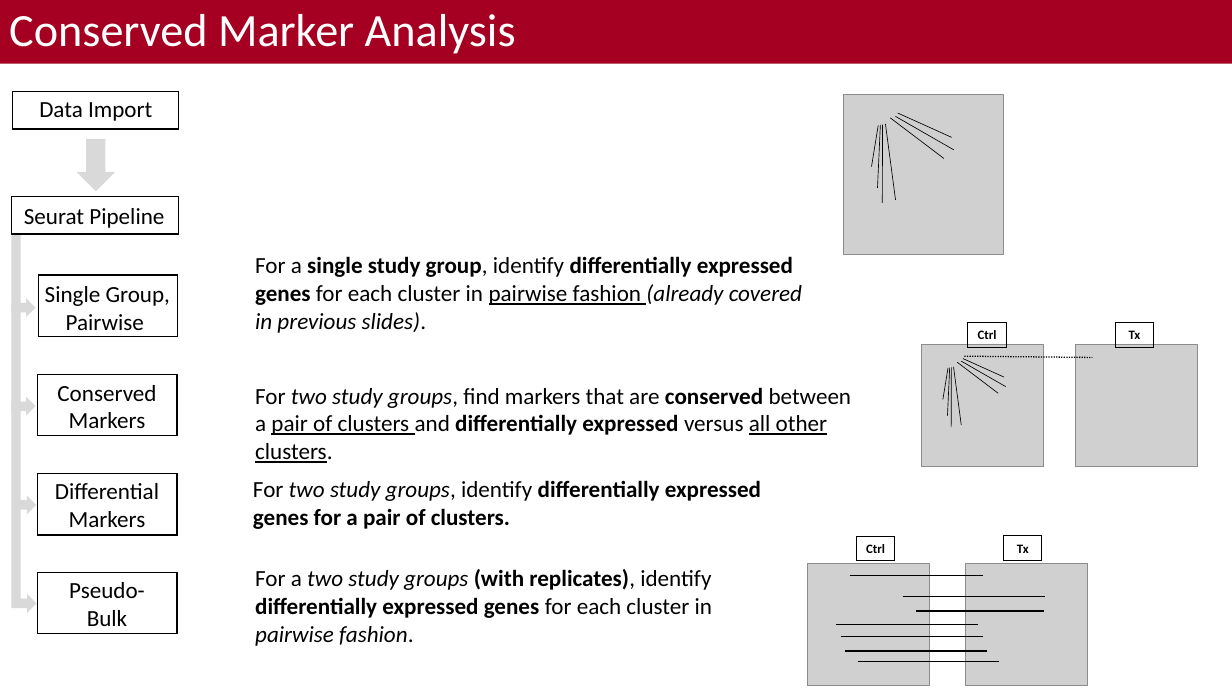
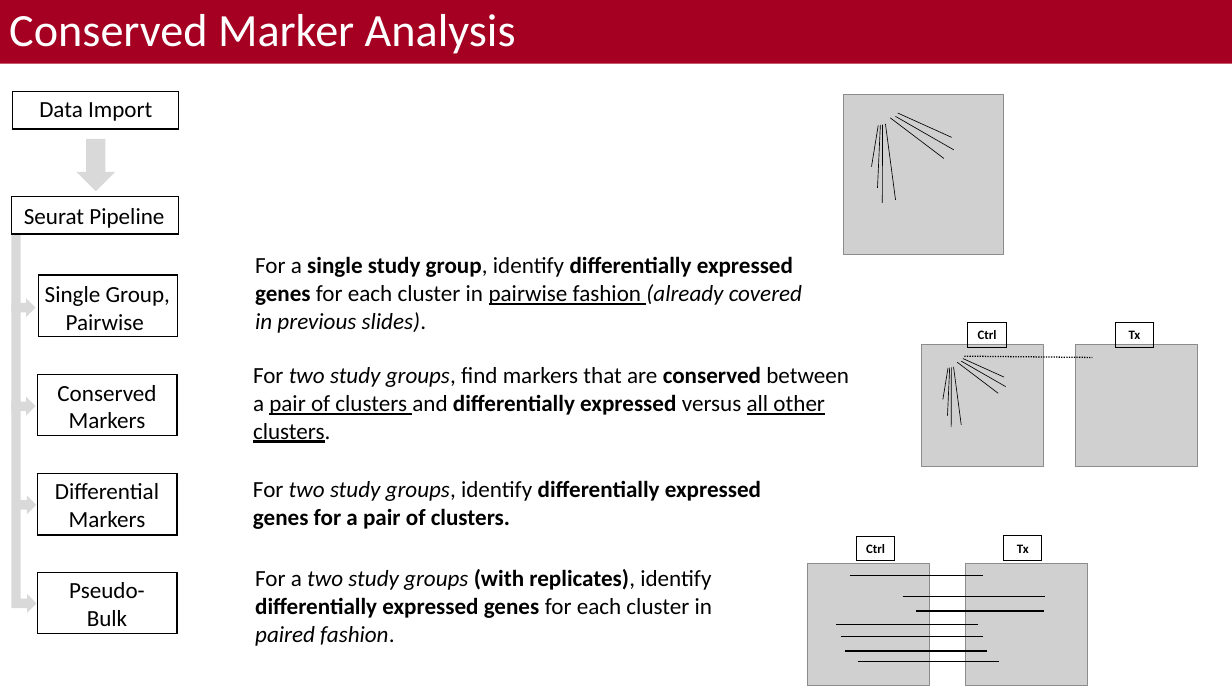
Before and after one commit to bacorli2/scrna_workshop, a slide deck: slide 2 of M5_Seurat_DGE_and_Exploratory/M5_Seurat_DGE_Exploratory.pptx. Drawn at 1232x693 pixels with LibreOffice and Linux fonts; fonts in the diff are those of the drawing; grey boxes stand for pictures; background and template pictures are left out. Boxes give left, top, right and bottom in pixels: in the first picture for what was removed or moved away, otherwise in the second. Text is boxed around its words. In the diff, an @@ line names an element or a change of style, - is before the commit and + after.

```diff
--- a/M5_Seurat_DGE_and_Exploratory/M5_Seurat_DGE_Exploratory.pptx
+++ b/M5_Seurat_DGE_and_Exploratory/M5_Seurat_DGE_Exploratory.pptx
@@ text "For two study groups, find ..." moved from (x1=255, y1=387, x2=852, y2=463) to (x1=253, y1=366, x2=849, y2=443) @@
@@ text at (x1=255, y1=569, x2=712, y2=646): text changed @@
-For a two study groups (with replicates), identify differentially expressed genes for each cluster in pairwise fashion.
+For a two study groups (with replicates), identify differentially expressed genes for each cluster in paired fashion.
```
Also in this commit, not shown: 1 other slide changed, 2 other files.
